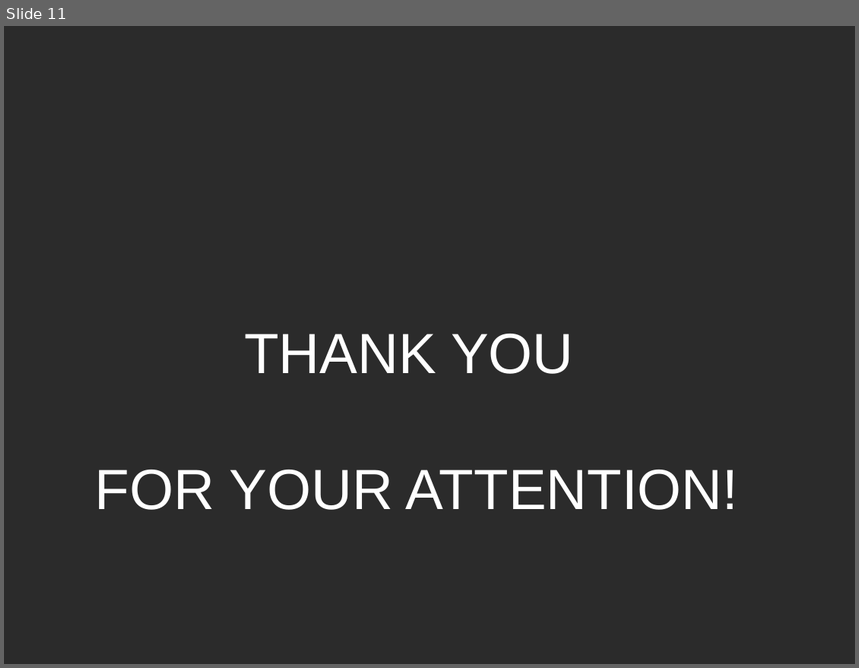
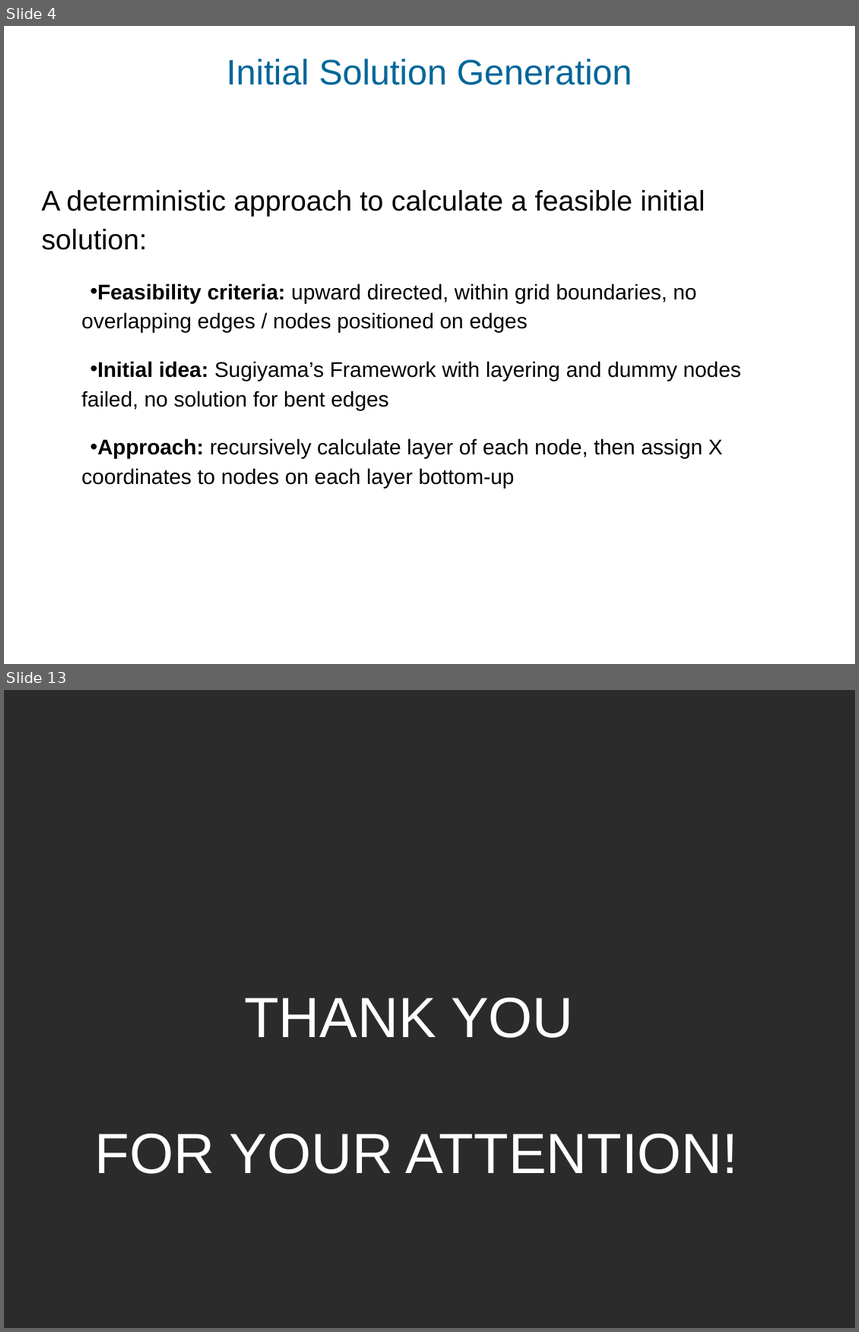
Before and after one commit to CatLassie/GDA2020, a slide deck: upwarddrawing.ppt. Shown one above the other, each under a label of ours: slide 11 before the commit, slides 4 and 13 after it; the slides between them are not shown. The pictures are 859x668 and 859x1332 pixels, drawn with LibreOffice and Linux fonts; fonts in the diff are those of the drawing; background and template pictures are left out; a plain dark background stands for a picture behind light text. Boxes give left, top, right and bottom in pixels: in the first picture for what was removed or moved away, otherwise in the second. Text is boxed around its words. In the diff, an @@ line names an element or a change of style, - is before the commit and + after.

```diff
--- a/upwarddrawing.ppt
+++ b/upwarddrawing.ppt
@@ slide 4 added at <box>4,26,855,664</box>, background picture (left out) @@
@@ text added at <box>227,59,633,85</box>, 30 pt, text #006699 @@
+Initial Solution Generation
@@ text added at <box>41,190,741,488</box>, 18 pt, text #000000 @@
+A deterministic approach to calculate a feasible initial solution:
+• Feasibility criteria: upward directed, within grid boundaries, no overlapping edges / nodes positioned on edges
+• Initial idea: Sugiyama’s Framework with layering and dummy nodes failed, no solution for bent edges
+• Approach: recursively calculate layer of each node, then assign X coordinates to nodes on each layer bottom-up
@@ what was slide 11 is now slide 13 @@
```
Also in this commit, not shown: 4 slides changed, 7 other slides added, 6 slides removed.
